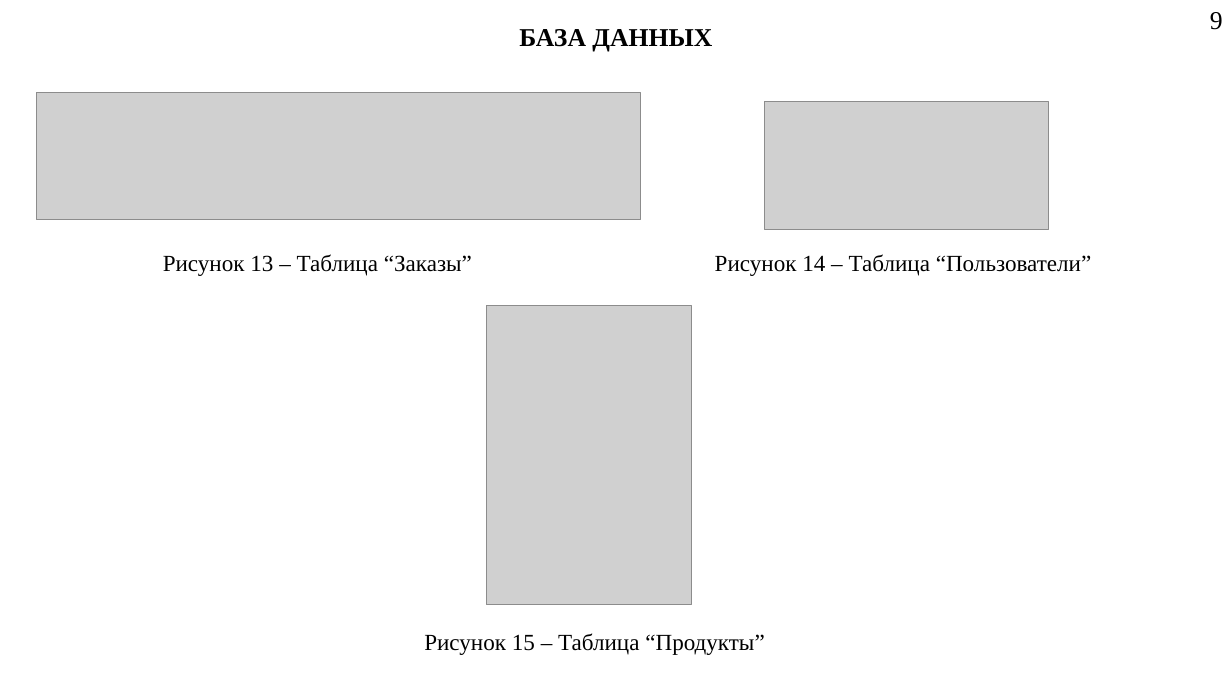
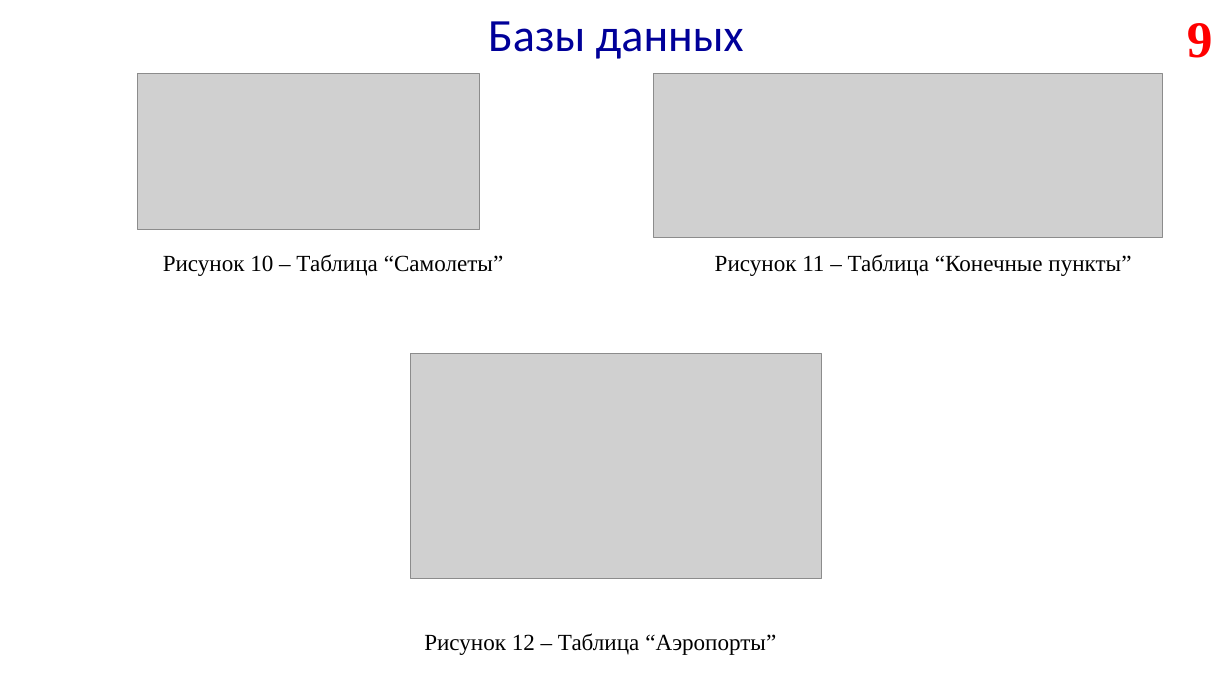
Before and after one commit to Skullester/AirportManager, a slide deck: slide 9 of Презентация.pptx. Drawn at 1232x693 pixels with LibreOffice and Linux fonts; fonts in the diff are those of the drawing; grey boxes stand for pictures. Boxes give left, top, right and bottom in pixels: in the first picture for what was removed or moved away, otherwise in the second. Text is boxed around its words. In the diff, an @@ line names an element or a change of style, - is before the commit and + after.

```diff
--- a/Презентация.pptx
+++ b/Презентация.pptx
@@ title at <box>488,21,744,59</box>: text changed; size 20 to 36 pt; font Times New Roman to Calibri; text colour #000000 to #000099; bold off @@
-БАЗА ДАННЫХ
+Базы данных
@@ page number: place and size @@
-page number at <box>1210,12,1223,30</box>
+page number at <box>1187,23,1213,58</box>
@@ page number at <box>1187,23,1213,58</box>: size 20 to 40 pt, text colour #000000 to #FF0000, bold on @@
@@ picture: place and size @@
-picture at <box>36,92,640,220</box>
+picture at <box>138,74,480,230</box>
@@ picture added at <box>654,74,1163,238</box> @@
@@ picture removed at <box>764,102,1048,230</box> @@
@@ text at <box>163,254,503,276</box>: text changed @@
-Рисунок 13 – Таблица “Заказы”
+Рисунок 10 – Таблица “Самолеты”
@@ text at <box>715,254,1131,276</box>: text changed @@
-Рисунок 14 – Таблица “Пользователи”
+Рисунок 11 – Таблица “Конечные пункты”
@@ picture removed at <box>487,306,692,605</box> @@
@@ picture added at <box>411,354,822,579</box> @@
@@ text at <box>424,633,776,655</box>: text changed @@
-Рисунок 15 – Таблица “Продукты”
+Рисунок 12 – Таблица “Аэропорты”
```
Also in this commit, not shown: 7 other slides changed, 8 slides added, 8 slides removed.
